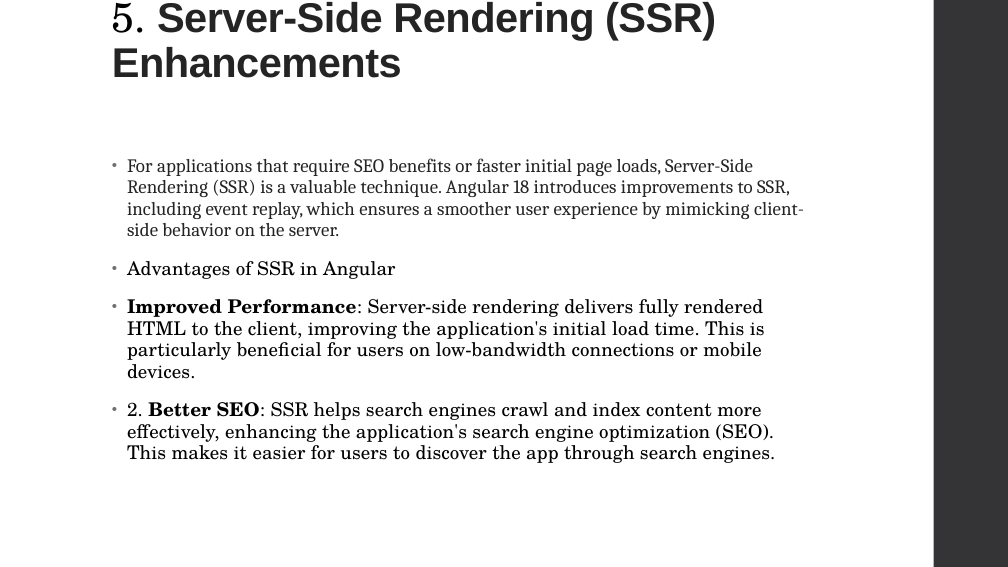
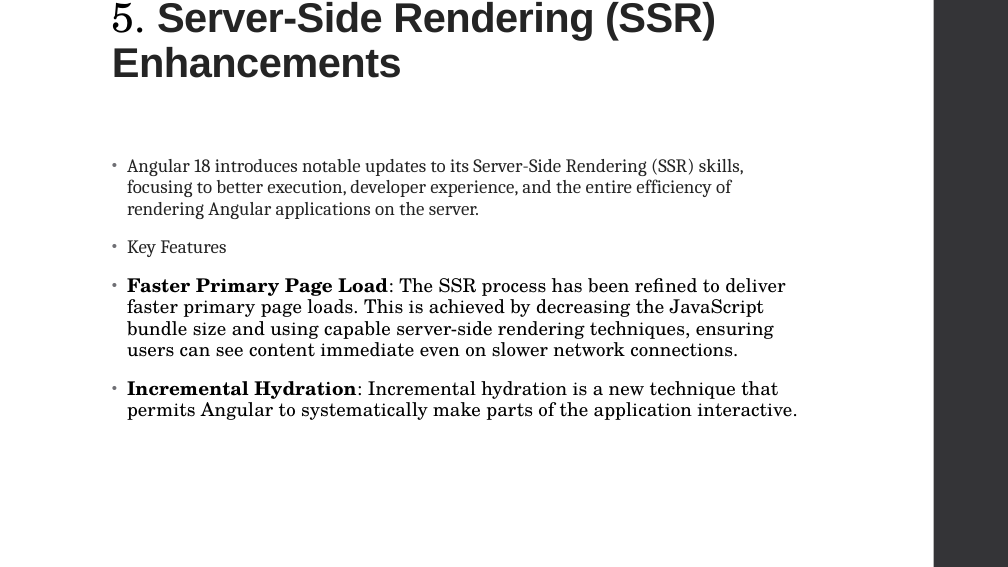
Before and after one commit to Abhijett/Streams, a slide deck: slide 21 of Signals.pptx (slide 18 before the commit). Drawn at 1008x567 pixels with LibreOffice and Linux fonts; fonts in the diff are those of the drawing. Boxes give left, top, right and bottom in pixels: in the first picture for what was removed or moved away, otherwise in the second. Text is boxed around its words. In the diff, an @@ line names an element or a change of style, - is before the commit and + after.

```diff
--- a/Signals.pptx
+++ b/Signals.pptx
@@ text at [127,159,797,420]: text changed @@
-• For applications that require SEO benefits or faster initial page loads, Server-Side Rendering (SSR) is a valuable technique. Angular 18 introduces improvements to SSR, including event replay, which ensures a smoother user experience by mimicking client-side behavior on the server.
-• Advantages of SSR in Angular
-• Improved Performance: Server-side rendering delivers fully rendered HTML to the client, improving the application's initial load time. This is particularly beneficial for users on low-bandwidth connections or mobile devices.
-• 2. Better SEO: SSR helps search engines crawl and index content more effectively, enhancing the application's search engine optimization (SEO). This makes it easier for users to discover the app through search engines.
+• Angular 18 introduces notable updates to its Server-Side Rendering (SSR) skills, focusing to better execution, developer experience, and the entire efficiency of rendering Angular applications on the server.
+• Key Features
+• Faster Primary Page Load: The SSR process has been refined to deliver faster primary page loads. This is achieved by decreasing the JavaScript bundle size and using capable server-side rendering techniques, ensuring users can see content immediate even on slower network connections.
+• Incremental Hydration: Incremental hydration is a new technique that permits Angular to systematically make parts of the application interactive.
```
Also in this commit, not shown: 2 other slides changed, 11 slides added, 2 slides removed.
